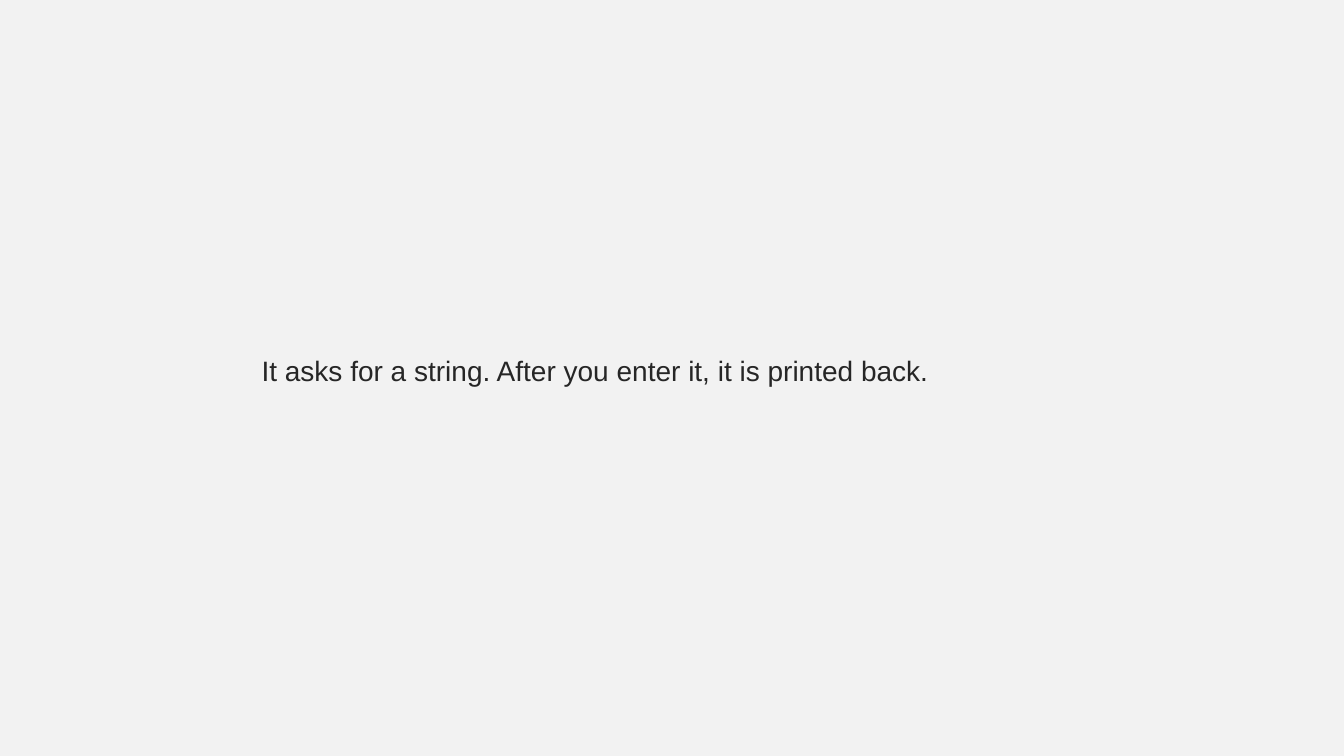
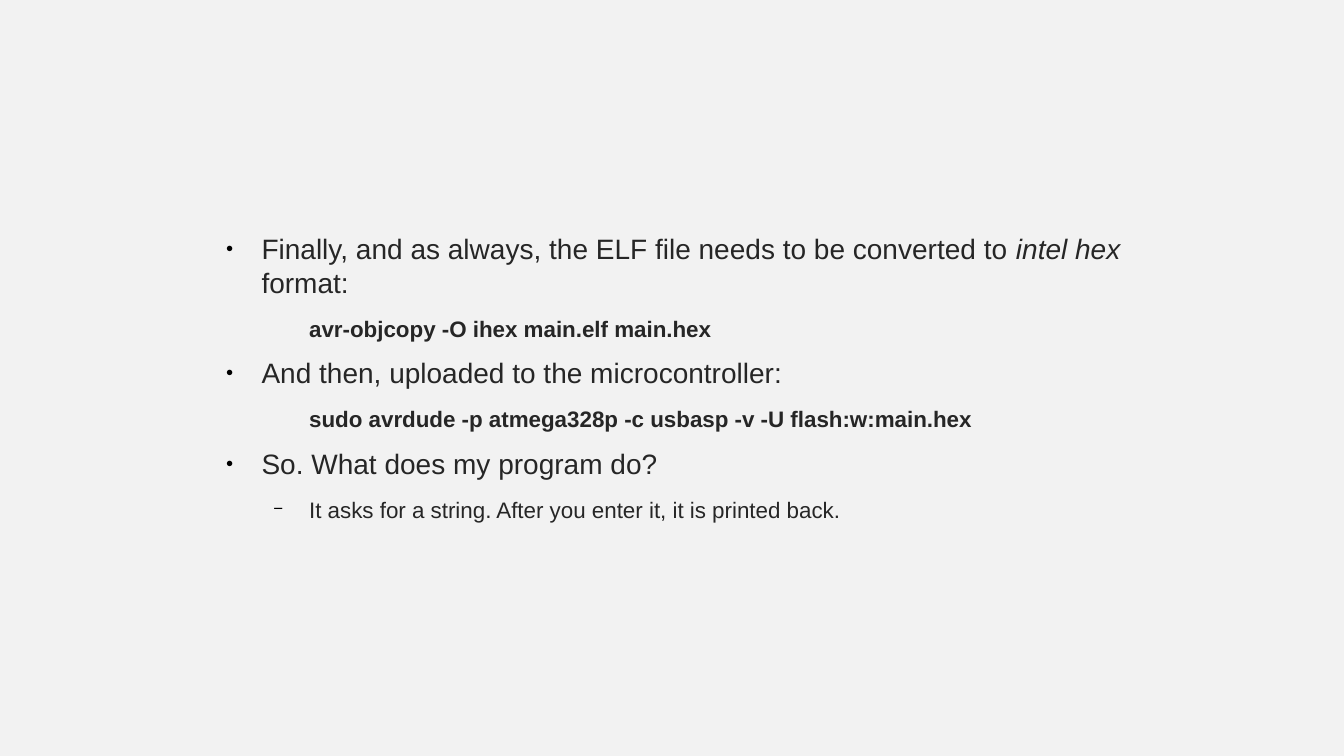
Before and after one commit to Equihua2211/I7266, a slide deck: slide 49 of 001_Slides/08_UART-USART.odp (slide 47 before the commit). Drawn at 1344x756 pixels with LibreOffice and Linux fonts; fonts in the diff are those of the drawing. Boxes give left, top, right and bottom in pixels: in the first picture for what was removed or moved away, otherwise in the second. Text is boxed around its words. In the diff, an @@ line names an element or a change of style, - is before the commit and + after.

```diff
--- a/001_Slides/08_UART-USART.odp
+++ b/001_Slides/08_UART-USART.odp
@@ text "Finally, and as always, the ..." moved from (x1=262, y1=360, x2=928, y2=386) to (x1=262, y1=238, x2=1120, y2=523) @@
@@ text at (x1=262, y1=238, x2=1120, y2=479): paragraphs added @@
+● Finally, and as always, the ELF file needs to be converted to intel hex format:
+  avr-objcopy -O ihex main.elf main.hex
+● And then, uploaded to the microcontroller:
+  sudo avrdude -p atmega328p -c usbasp -v -U flash:w:main.hex
+● So. What does my program do?
@@ text at (x1=309, y1=501, x2=840, y2=523): size 20 to 16 pt in "It asks for a string. After you ..."; bullet none to −; list level 1 to 2 in "It asks for a string. ..." @@
```
Also in this commit, not shown: 2 slides added, 10 other files.
